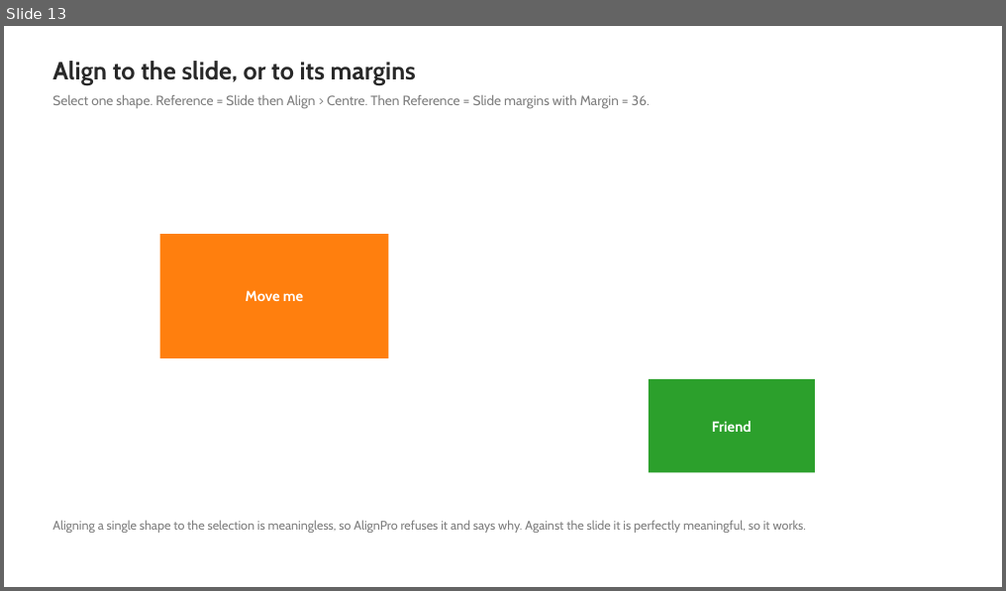
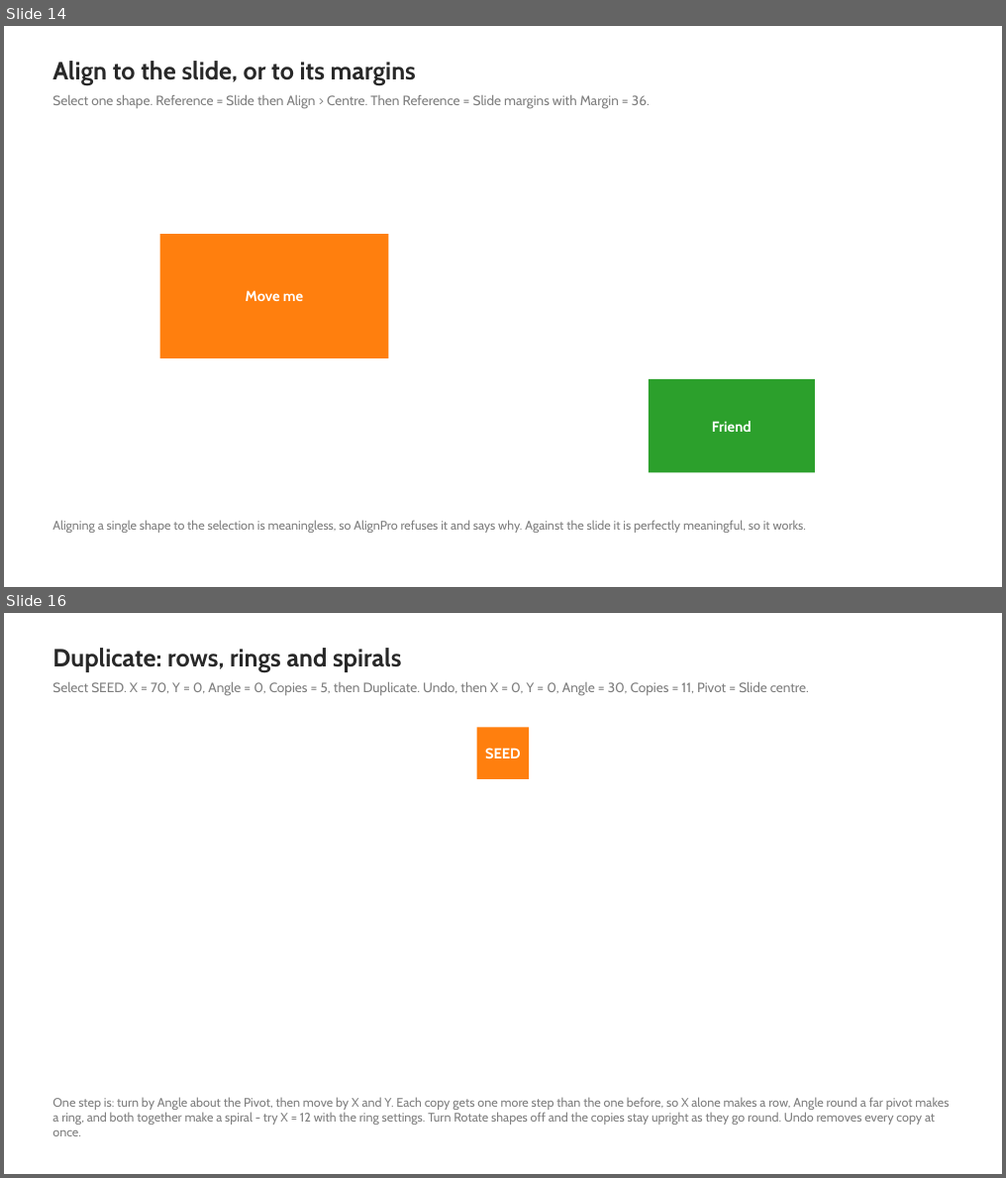
Before and after one commit to MrR1974/AlignPro, a slide deck: sample/AlignPro-Sample.pptx. Shown one above the other, each under a label of ours: slide 13 before the commit, slides 14 and 16 after it; the slides between them are not shown. The pictures are 1006x591 and 1006x1178 pixels, drawn with LibreOffice and Linux fonts; fonts in the diff are those of the drawing. Boxes give left, top, right and bottom in pixels: in the first picture for what was removed or moved away, otherwise in the second. Text is boxed around its words. In the diff, an @@ line names an element or a change of style, - is before the commit and + after.

```diff
--- a/sample/AlignPro-Sample.pptx
+++ b/sample/AlignPro-Sample.pptx
@@ slide 16 added at (4, 613, 1002, 1174), background #FFFFFF @@
@@ text added at (53, 648, 401, 672), 24 pt, text #282828, bold @@
+Duplicate: rows, rings and spirals
@@ text added at (53, 682, 809, 696), 13 pt, text #7F7F7F @@
+Select SEED. X = 70, Y = 0, Angle = 0, Copies = 5, then Duplicate. Undo, then X = 0, Y = 0, Angle = 30, Copies = 11, Pivot = Slide centre.
@@ rectangle added at (477, 728, 529, 779), fill #FF7F0E, 14 pt, text #FFFFFF, bold @@
+SEED
@@ text added at (53, 1097, 948, 1137), 12 pt, text #7F7F7F @@
+One step is: turn by Angle about the Pivot, then move by X and Y. Each copy gets one more step than the one before, so X alone makes a row, Angle round a far pivot makes a ring, and both together make a spiral - try X = 12 with the ring settings. Turn Rotate shapes off and the copies stay upright as they go round. Undo removes every copy at once.
@@ what was slide 13 is now slide 14 @@
```
Also in this commit, not shown: 4 slides changed, 3 other slides added, 26 other files.
